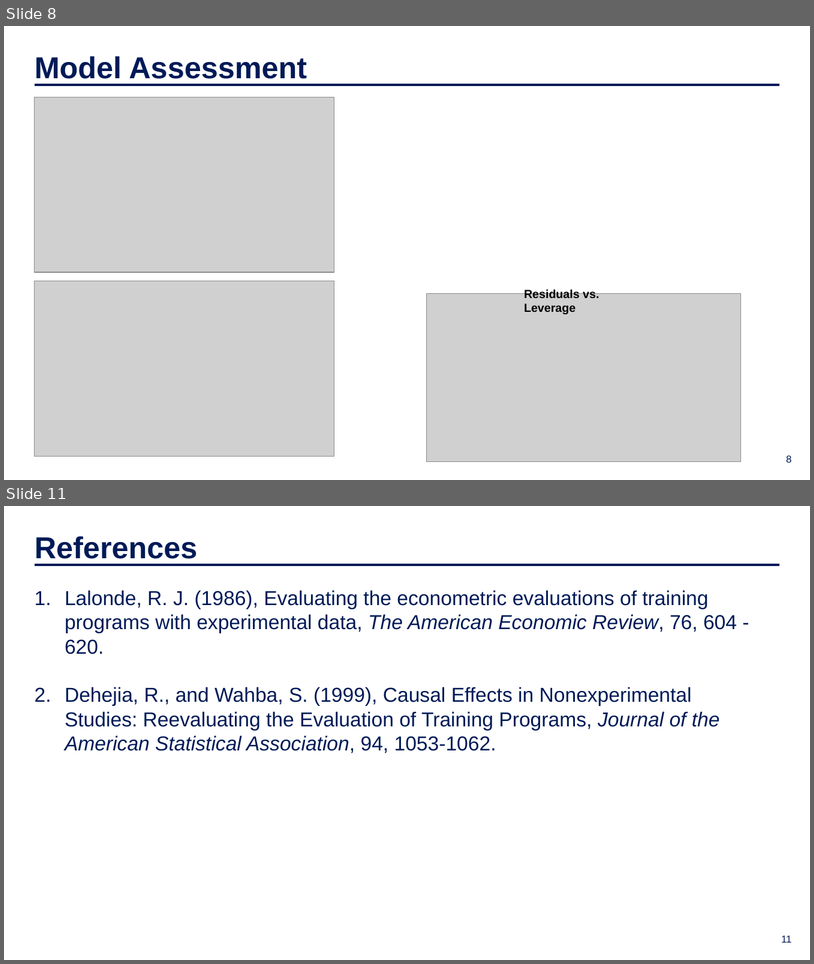
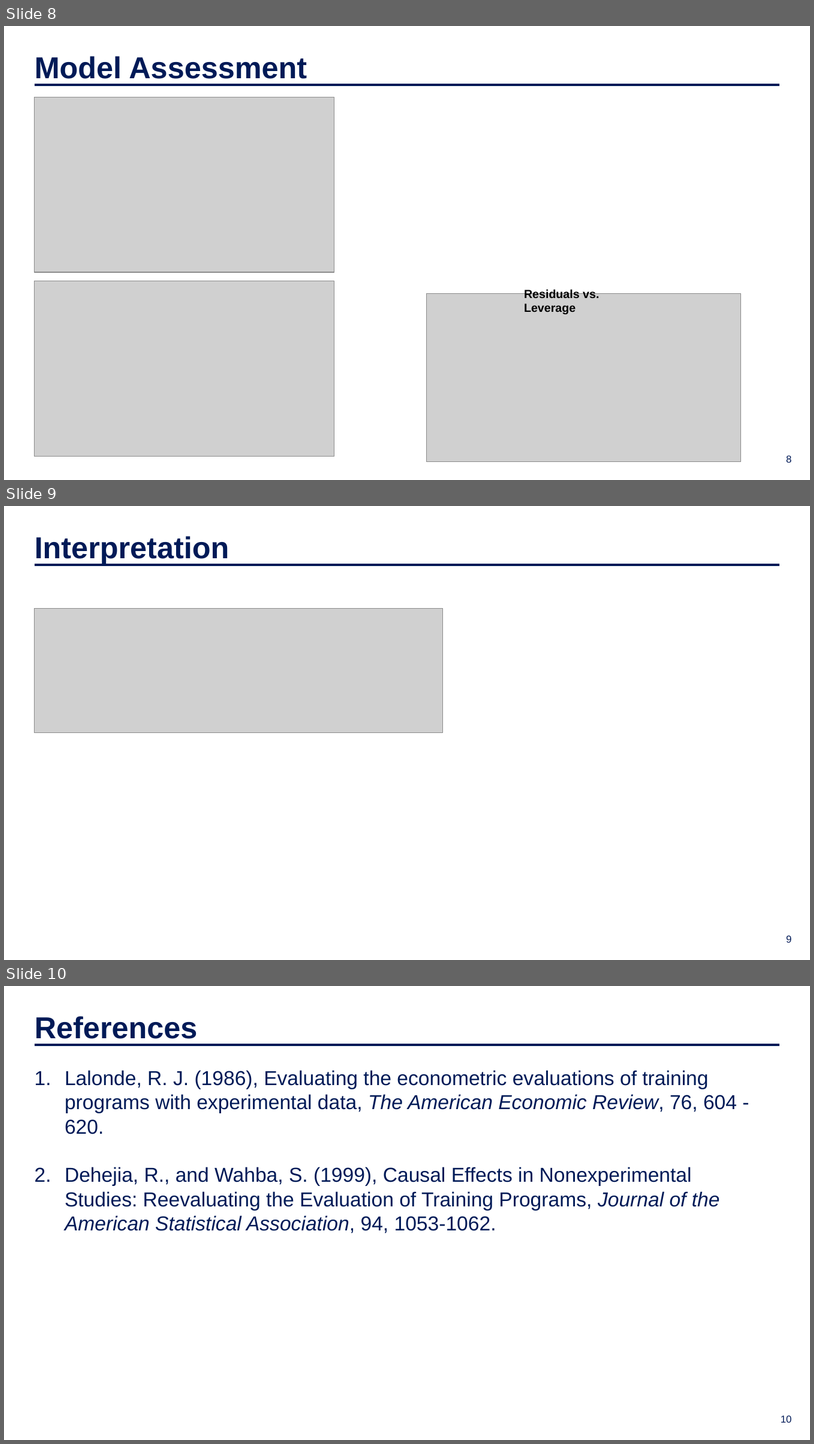
Before and after one commit to IDS-702-F21/team-project-1-effects-of-job-training-on-wages-yellowfellows, a slide deck: Presentation/slide_deck.pptx. Shown one above the other, each under a label of ours: slides 8 and 11 before the commit, slides 8, 9 and 10 after it; the slides between them are not shown. The pictures are 814x964 and 814x1444 pixels, drawn with LibreOffice and Linux fonts; fonts in the diff are those of the drawing; grey boxes stand for pictures; background and template pictures are left out. Boxes give left, top, right and bottom in pixels: in the first picture for what was removed or moved away, otherwise in the second. Text is boxed around its words. In the diff, an @@ line names an element or a change of style, - is before the commit and + after.

```diff
--- a/Presentation/slide_deck.pptx
+++ b/Presentation/slide_deck.pptx
@@ slide 9 added at [4, 506, 810, 960], background picture (left out) @@
@@ text added at [35, 536, 230, 564], 36 pt, text #001A57, bold @@
+Interpretation
@@ line added from (34, 565) to (780, 565), #001A57 3 pt @@
@@ picture added at [34, 608, 443, 733] @@
@@ page number added at [786, 935, 792, 942], 12 pt, text #001A57 @@
+9
@@ what was slide 11 is now slide 10 @@
@@ page number at [781, 1415, 792, 1422]: text changed @@
-11
+10
```
Also in this commit, not shown: 2 slides changed, 2 slides removed, 1 other file.
